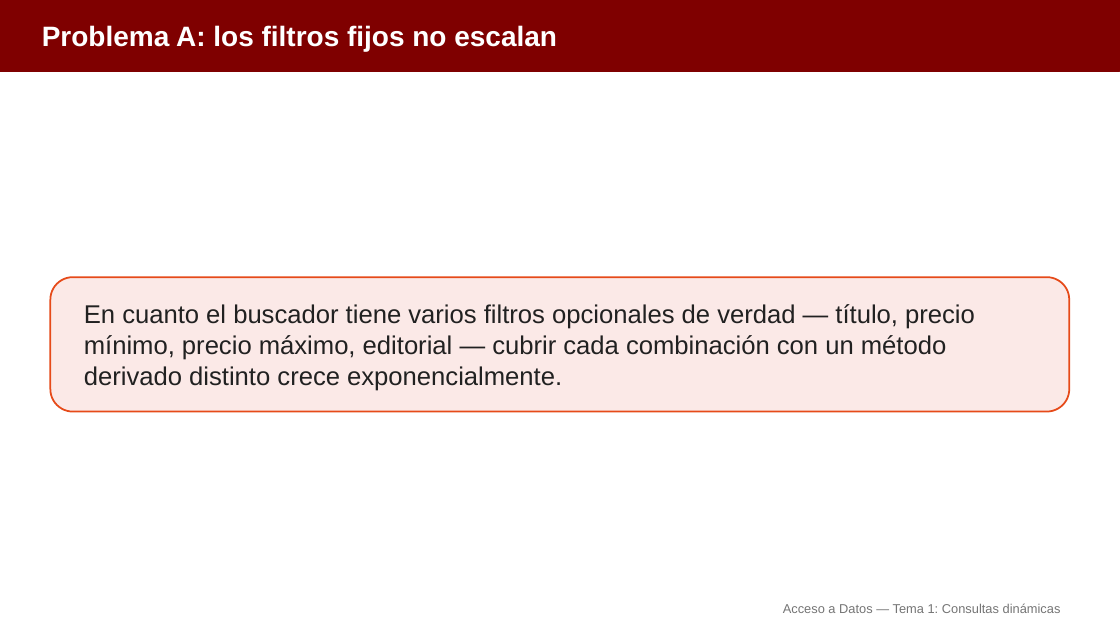
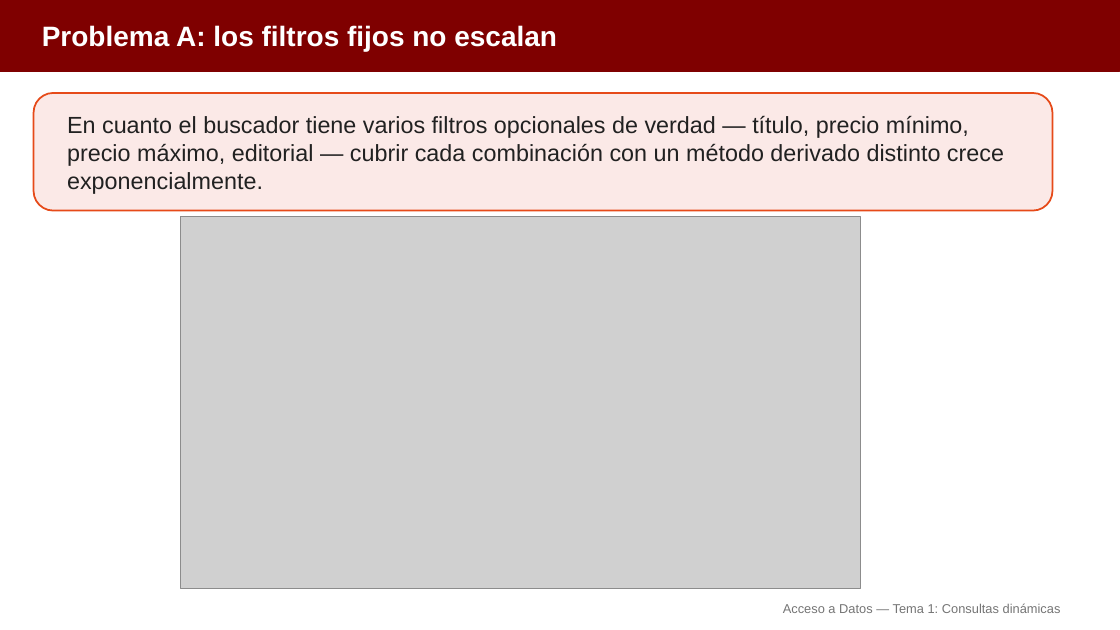
Before and after one commit to aitorventura/acceso-a-datos, a slide deck: slide 5 of docs/tema1/diapositivas/consultas-dinamicas.pptx. Drawn at 1120x630 pixels with LibreOffice and Linux fonts; fonts in the diff are those of the drawing; grey boxes stand for pictures. Boxes give left, top, right and bottom in pixels: in the first picture for what was removed or moved away, otherwise in the second. Text is boxed around its words. In the diff, an @@ line names an element or a change of style, - is before the commit and + after.

Commit message:
Añade infografías de apoyo al Tema 1 (Acceso a Datos)
Incorpora 10 diagramas visuales en los 8 apartados de teoría del
Tema 1 (starters de Maven, capas AD/PSP, entidad vs DTO, piezas de
JDBC, contexto de persistencia, paginación, explosión combinatoria
de filtros, las tres vías de consulta y GROUP BY) y actualiza las
diapositivas correspondientes.

```diff
--- a/docs/tema1/diapositivas/consultas-dinamicas.pptx
+++ b/docs/tema1/diapositivas/consultas-dinamicas.pptx
@@ rounded rectangle: place and size @@
-rounded rectangle at <box>50,277,1070,412</box>
+rounded rectangle at <box>34,93,1053,211</box>
@@ text "En cuanto el buscador tiene ...": place and size @@
-text "En cuanto el buscador tiene ..." at <box>84,304,975,391</box>
+text "En cuanto el buscador tiene ..." at <box>67,115,1004,194</box>
@@ text "En cuanto el buscador tiene ..." at <box>67,115,1004,194</box>: size 22 to 20 pt @@
@@ picture added at <box>181,217,860,589</box> @@
```
Also in this commit, not shown: 1 other slide changed, 30 other files.
